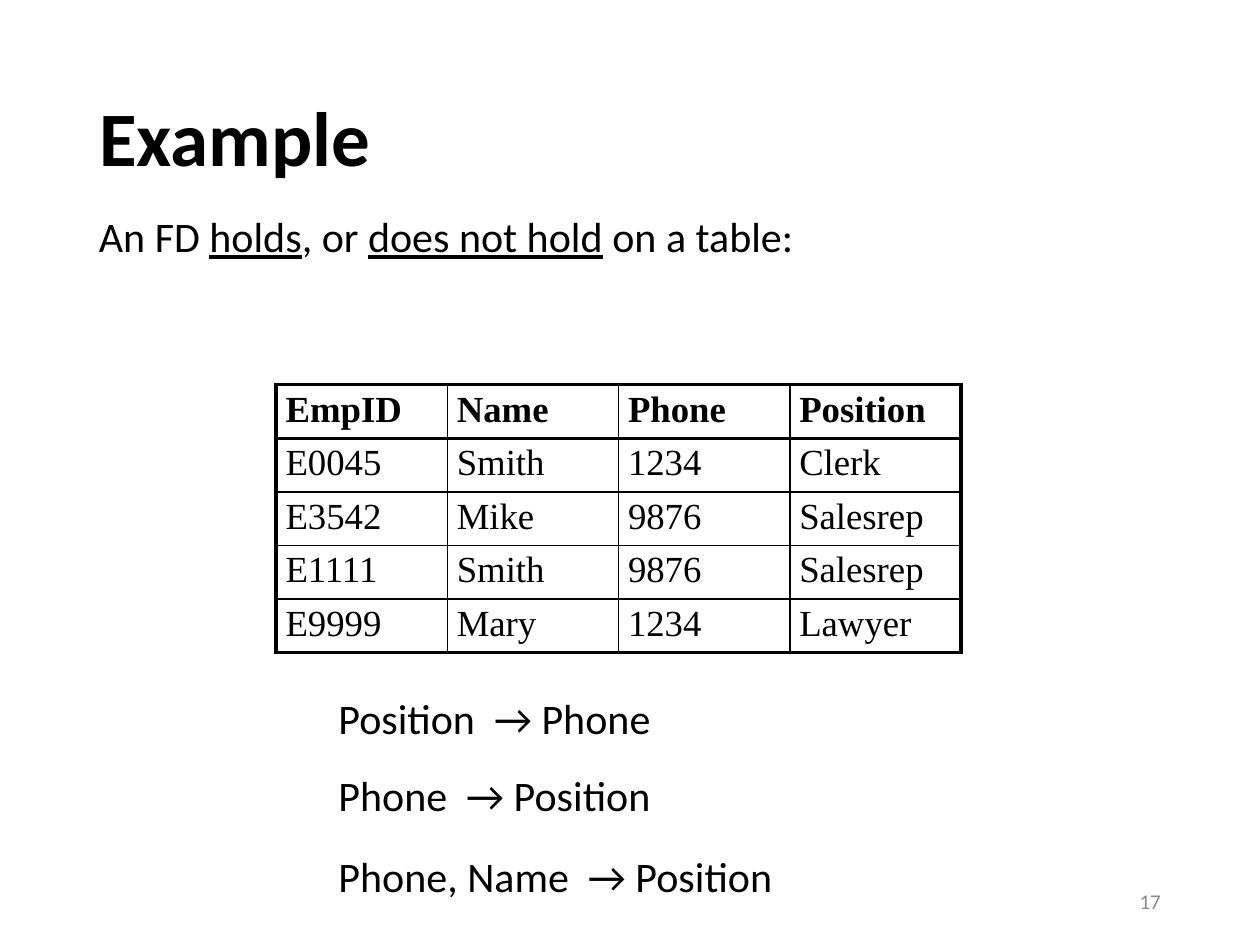
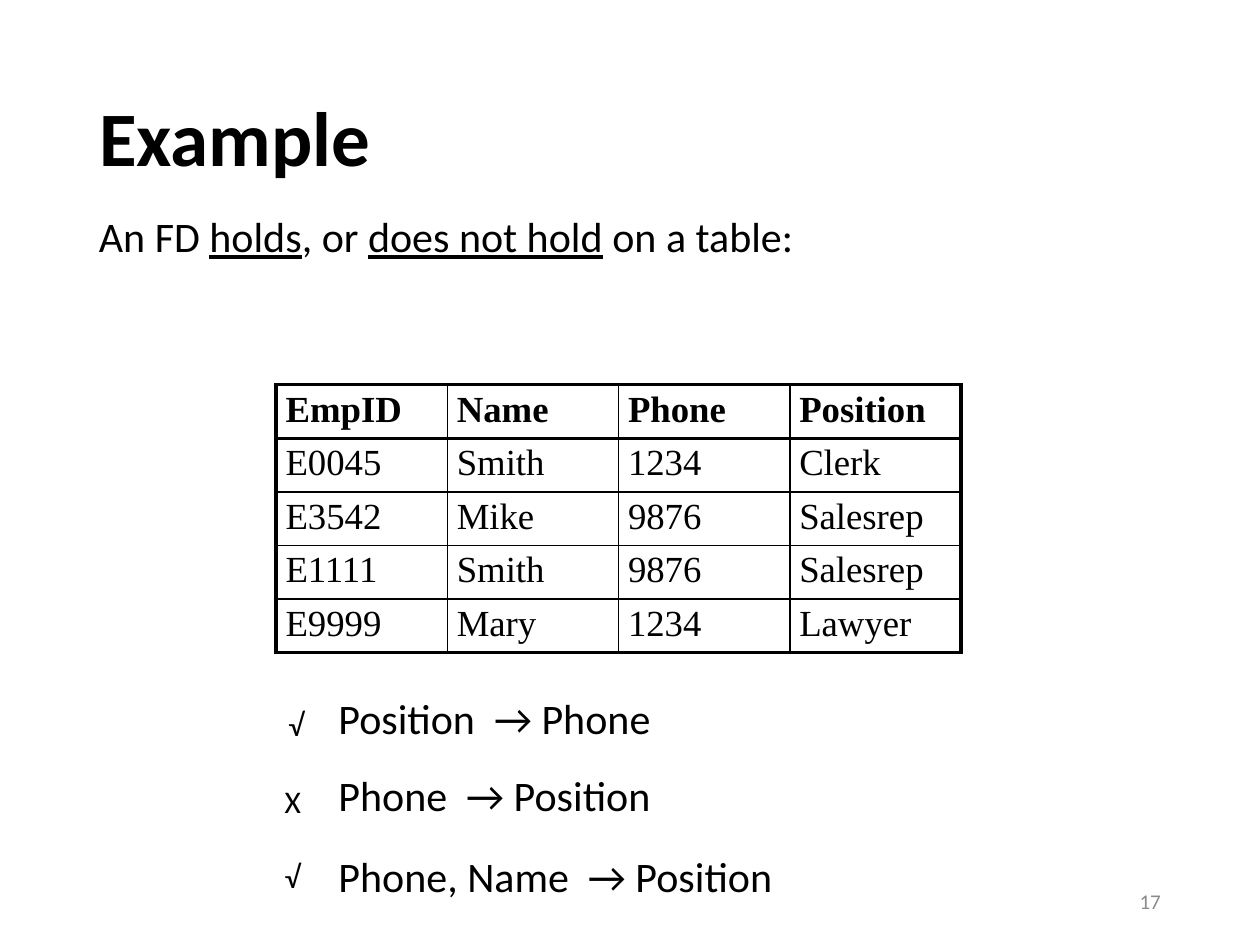
Before and after one commit to sfu-db/cmpt354, a slide deck: slide 17 of Lectures/lec9-design-theory.pptx. Drawn at 1260x945 pixels with LibreOffice and Linux fonts; fonts in the diff are those of the drawing. Boxes give left, top, right and bottom in pixels: in the first picture for what was removed or moved away, otherwise in the second. Text is boxed around its words. In the diff, an @@ line names an element or a change of style, - is before the commit and + after.

```diff
--- a/Lectures/lec9-design-theory.pptx
+++ b/Lectures/lec9-design-theory.pptx
@@ text added at (x1=276, y1=699, x2=318, y2=750), 18 pt, text #000000 @@
+√
@@ text added at (x1=285, y1=792, x2=301, y2=813), 18 pt, text #000000 @@
+X
@@ text added at (x1=272, y1=850, x2=314, y2=901), 18 pt, text #000000 @@
+√
```
Also in this commit, not shown: 26 other slides changed, 1 other file.
